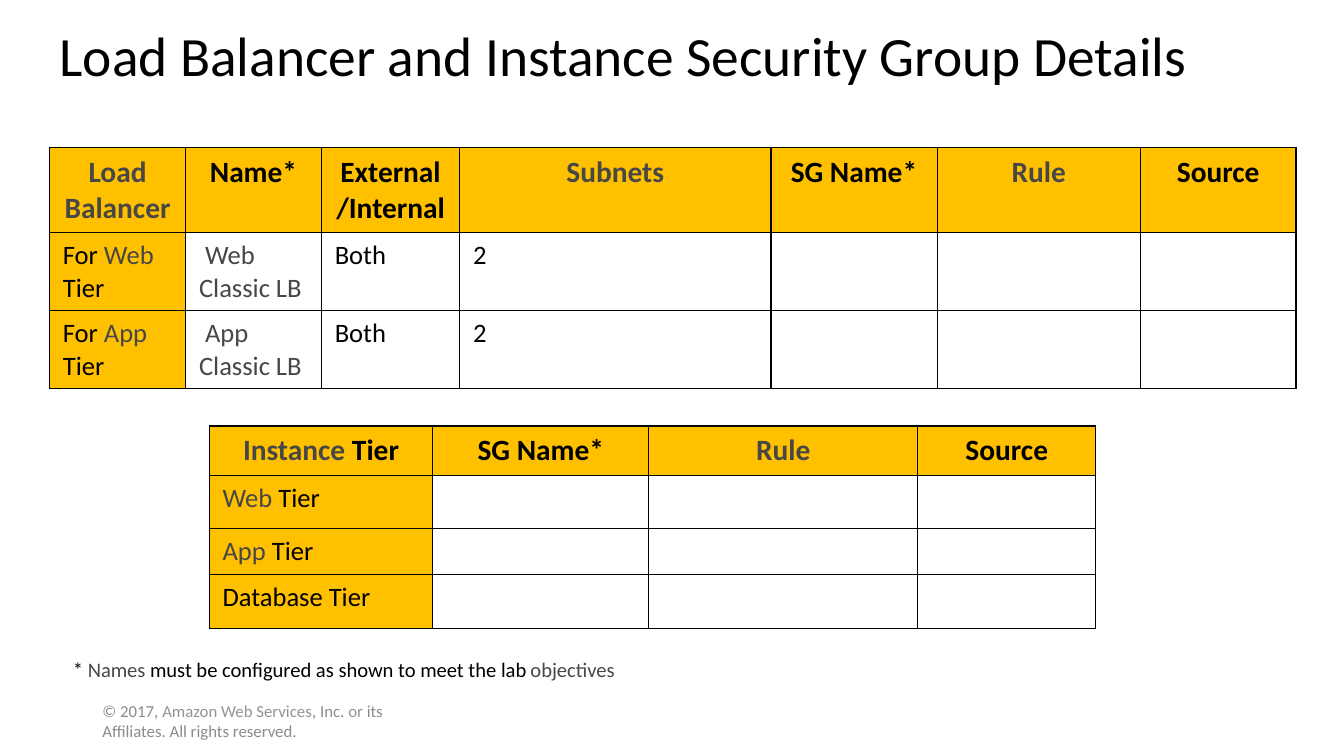
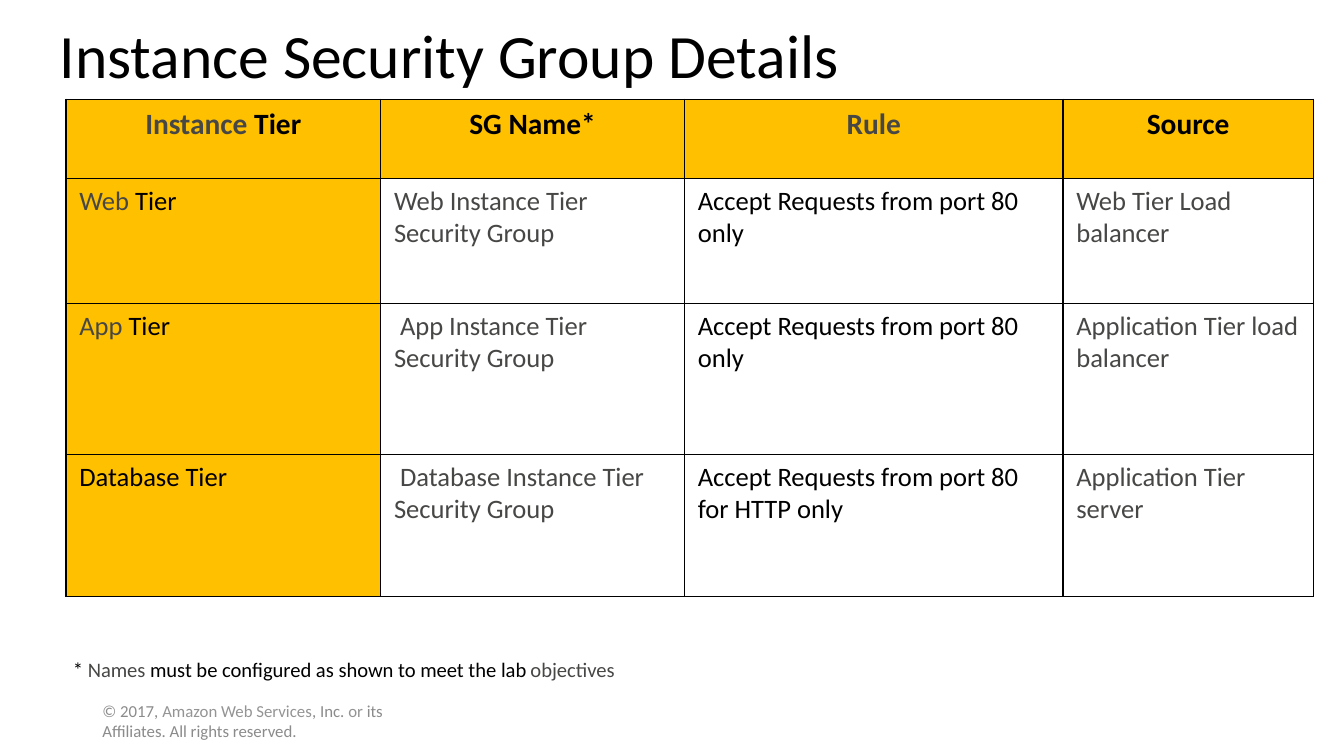
Before and after one commit to WilliamCareySemiColon/college_y3, a slide deck: slide 15 of Cloud_Computing/Labs/Assignment/part 1/Solution Template.pptx (slide 11 before the commit). Drawn at 1344x756 pixels with LibreOffice and Linux fonts; fonts in the diff are those of the drawing. Boxes give left, top, right and bottom in pixels: in the first picture for what was removed or moved away, otherwise in the second. Text is boxed around its words. In the diff, an @@ line names an element or a change of style, - is before the commit and + after.

```diff
--- a/Cloud_Computing/Labs/Assignment/part 1/Solution Template.pptx
+++ b/Cloud_Computing/Labs/Assignment/part 1/Solution Template.pptx
@@ title at (60,35,838,88): text changed; size 39.6 to 44 pt @@
-Load Balancer and Instance Security Group Details
+Instance Security Group Details
@@ table at (66,100,1313,597) @@
-row 2: Web Tier |  |  | 
+row 2: Web Tier | Web Instance Tier Security Group | Accept Requests from port 80 only | Web Tier Load balancer
-row 3: App Tier |  |  | 
+row 3: App Tier | App Instance Tier Security Group | Accept Requests from port 80 only | Application Tier load balancer
-row 4: Database Tier |  |  | 
+row 4: Database Tier | Database Instance Tier Security Group | Accept Requests from port 80 for HTTP only | Application Tier server
@@ table: place and size @@
-table at (210,426,1097,628)
+table at (66,100,1313,597)
@@ table removed at (49,147,1297,387), 3 rows, 7 columns @@
-Load Balancer | Name* | External/Internal | Subnets | SG Name* | Rule | Source
-For Web Tier | Web Classic LB | Both | 2 |  |  | 
-For App Tier | App Classic LB | Both | 2 |  |  | 
```
Also in this commit, not shown: 7 other slides changed, 4 slides added, 3 other files.
